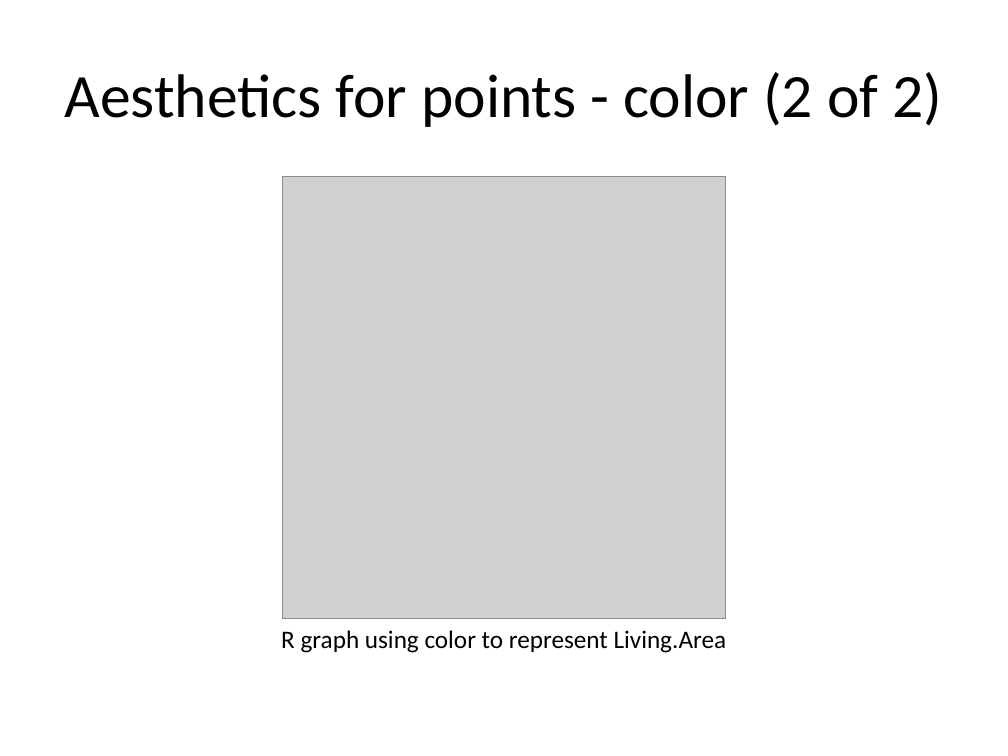
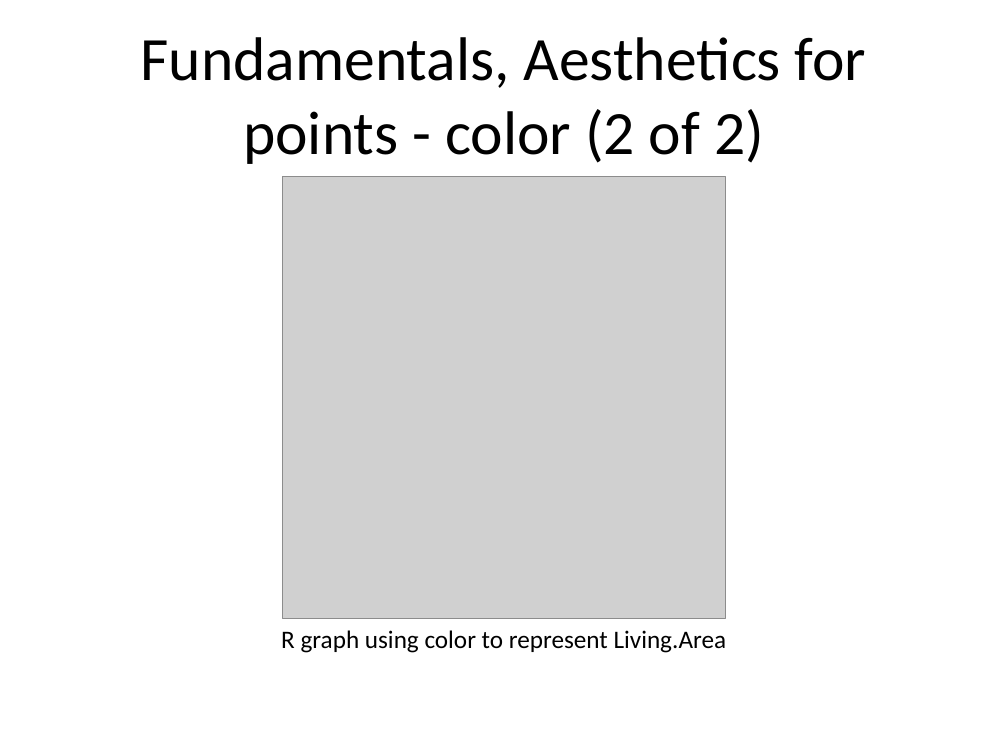
Before and after one commit to pmean/data-visualization, a slide deck: slide 33 of data-viz-01/component/fundamentals.pptx (slide 19 before the commit). Drawn at 1008x756 pixels with LibreOffice and Linux fonts; fonts in the diff are those of the drawing; grey boxes stand for pictures. Boxes give left, top, right and bottom in pixels: in the first picture for what was removed or moved away, otherwise in the second. Text is boxed around its words. In the diff, an @@ line names an element or a change of style, - is before the commit and + after.

Commit message:
Finalizing fundamentals in data-viz-01

```diff
--- a/data-viz-01/component/fundamentals.pptx
+++ b/data-viz-01/component/fundamentals.pptx
@@ title at <box>141,37,866,164</box>: text changed @@
-Aesthetics for points - color (2 of 2)
+Fundamentals, Aesthetics for points - color (2 of 2)
```
Also in this commit, not shown: 15 other slides changed, 21 slides added, 1 slide removed, 13 other files.
